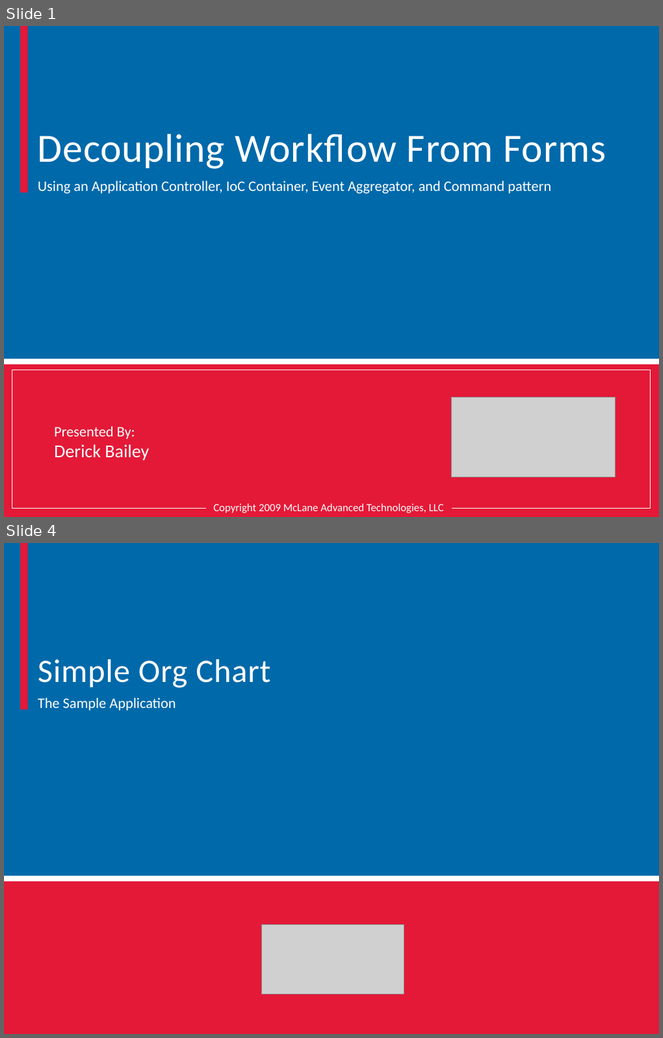
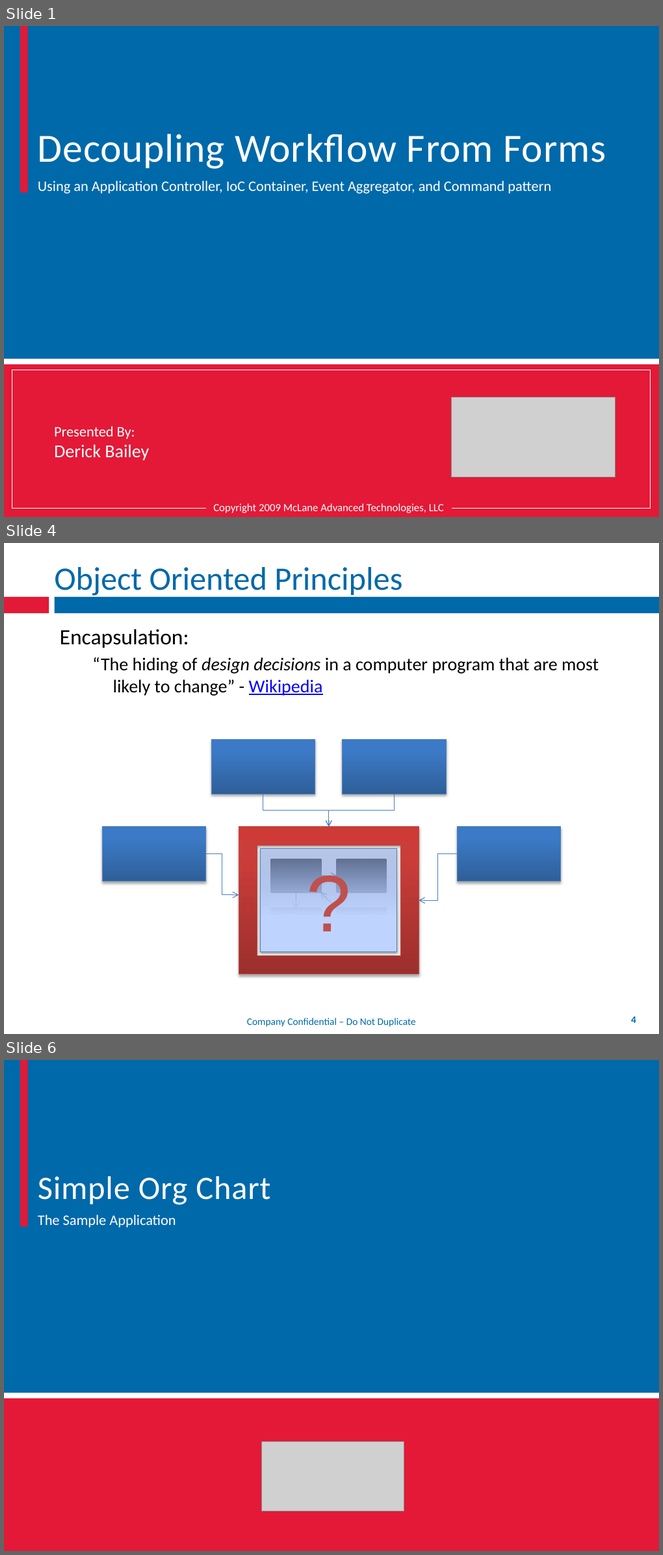
Before and after one commit to mxriverlynn/presentations-and-training, a slide deck: Decoupling Workflow With App Controler/Decoupling Workflow From Forms.pptx. Shown one above the other, each under a label of ours: slides 1 and 4 before the commit, slides 1, 4 and 6 after it; the slides between them are not shown. The pictures are 663x1038 and 663x1555 pixels, drawn with LibreOffice and Linux fonts; fonts in the diff are those of the drawing; grey boxes stand for pictures; background and template pictures are left out. Boxes give left, top, right and bottom in pixels: in the first picture for what was removed or moved away, otherwise in the second. Text is boxed around its words. In the diff, an @@ line names an element or a change of style, - is before the commit and + after.

Commit message:
adding additional broken out views of the screen mocks. continuing work on the slides - added object oriented principles slides, basic overview of the sample org chart softare, and started on 'v1' of the 'bad' code slides

```diff
--- a/Decoupling Workflow With App Controler/Decoupling Workflow From Forms.pptx
+++ b/Decoupling Workflow With App Controler/Decoupling Workflow From Forms.pptx
@@ slide 4 added at (4, 543, 659, 1034), background #FFFFFF; not listed: 2 template elements that a slide beside it also shows @@
@@ title added at (54, 567, 402, 596), 36 pt, text #0069AA @@
+Object Oriented Principles
@@ text added at (60, 629, 599, 696), 20 pt, text #000000 @@
+Encapsulation:
+  “The hiding of design decisions in a computer program that are most likely to change” - Wikipedia
@@ group added at (102, 739, 561, 974): 9 rectangles, 4 arrows, 4 elbow arrows, 1 frame @@
+?
@@ text added at (247, 1018, 416, 1027), 11 pt, text #0069AA @@
+Company Confidential – Do Not Duplicate
@@ page number added at (631, 1017, 636, 1023), 11 pt, text #0069AA, bold @@
+4
@@ what was slide 4 is now slide 6 @@
```
Also in this commit, not shown: 1 slide changed, 7 other slides added, 5 slides removed, 5 other files.
